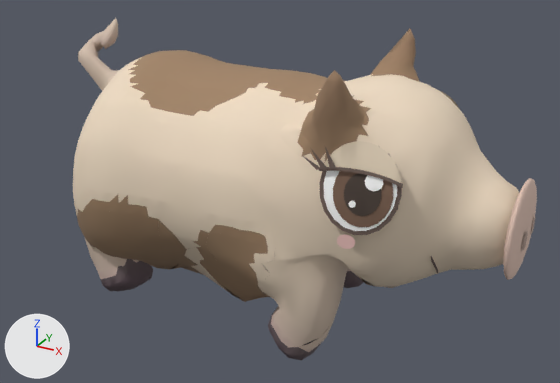
What one commit did to the glTF model art/models/animals/kunekune_pig.glb.
One viewpoint serves both versions: a camera (50 mm lens) standing at (0.547, -0.992, 0.707) and looking at (0.005, -0.006, 0.215). The lights are fixed; the arrows at lower left show +X, +Y and +Z. The first picture is the older version. Vertices at exactly the same position are counted once.

The first picture shows 'kunekune_pig'.
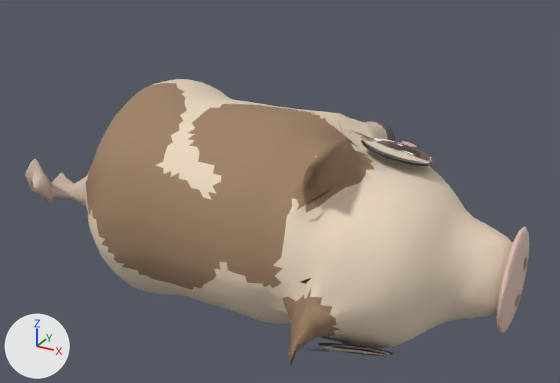
The newer file adds a shape key; the second version is drawn at full value of the shape key 'sleep' of 'kunekune_pig', and the change is written as the vertex moves it makes.

Location of each change, [x1, y1, x2, y2] in pixels of the pictures (560 x 383 px; the box of a moved part takes in the faces that stretch with it):
'kunekune_pig', reshaped (9% wider, 16% shorter)
    before: [73, 18, 537, 360]
    after: [25, 79, 529, 365]
part 1 of me_kunekune_pig, moved or reshaped
    before: [503, 178, 537, 280]
    after: [497, 227, 529, 333]
part 2 of me_kunekune_pig, moved or reshaped
    before: [320, 165, 402, 235]
    after: [318, 343, 394, 355]
part 3 of me_kunekune_pig, moved or reshaped
    before: [323, 171, 397, 231]
    after: [322, 344, 390, 355]
part 4 of me_kunekune_pig, moved or reshaped
    before: [333, 171, 393, 227]
    after: [333, 347, 387, 356]
part 5 of me_kunekune_pig, moved or reshaped
    before: [344, 173, 381, 216]
    after: [345, 351, 376, 355]
part 6 of me_kunekune_pig, moved or reshaped (not visible afterwards)
    before: [365, 175, 383, 191]
part 7 of me_kunekune_pig, moved or reshaped
    before: [324, 141, 401, 183]
    after: [317, 348, 387, 356]
part 8 of me_kunekune_pig, moved or reshaped
    before: [319, 167, 403, 188]
    after: [324, 350, 386, 357]
part 9 of me_kunekune_pig, moved or reshaped (not visible afterwards)
    before: [337, 234, 355, 249]
part 10 of me_kunekune_pig, moved or reshaped
    before: [522, 231, 528, 250]
    after: [516, 294, 521, 307]
part 11 of me_kunekune_pig, moved or reshaped (not visible before)
    after: [361, 138, 435, 166]
part 12 of me_kunekune_pig, moved or reshaped (not visible before)
    after: [365, 138, 432, 164]
part 13 of me_kunekune_pig, moved or reshaped (not visible before)
    after: [377, 141, 430, 161]
part 14 of me_kunekune_pig, moved or reshaped (not visible before)
    after: [387, 143, 420, 156]
part 15 of me_kunekune_pig, moved or reshaped (mostly hidden before)
    before: [439, 90, 460, 109]
    after: [362, 136, 430, 162]
part 16 of me_kunekune_pig, moved or reshaped (not visible before)
    after: [365, 136, 432, 162]
part 17 of me_kunekune_pig, moved or reshaped
    before: [532, 216, 536, 233]
    after: [525, 257, 528, 270]
part 18 of me_kunekune_pig, moved or reshaped
    before: [73, 18, 519, 360]
    after: [25, 79, 513, 365]

The change, as a diff of the scene's bpy script:
```diff
--- a/art/models/animals/kunekune_pig.glb.py
+++ b/art/models/animals/kunekune_pig.glb.py
@@ me_kunekune_pig @@
-me_kunekune_pig.from_pydata(...)  # 2961 vertices, 4962 faces; spans x -0.39..0.39, y -0.187..0.187, z 0.0..0.461
+me_kunekune_pig.from_pydata(...)  # 2961 vertices, 4962 faces; spans x -0.39..0.39, y -0.244..0.242, z 0.0..0.367
+# me_kunekune_pig part 1: the loose piece of 182 vertices spanning x 0.365..0.388, y -0.077..0.077, z 0.165..0.305 is turned 64.7 degrees about the x axis through its middle, then moved by (0.0, 0.0, -0.08)
+# me_kunekune_pig part 2: the loose piece of 21 vertices spanning x 0.145..0.25, y -0.16..-0.126, z 0.251..0.371 is turned 64.7 degrees about the x axis through its middle, then moved by (0.0, 0.013, -0.253)
+# me_kunekune_pig part 3: the loose piece of 21 vertices spanning x 0.15..0.244, y -0.16..-0.129, z 0.257..0.365 is turned 64.7 degrees about the x axis through its middle, then moved by (0.0, 0.013, -0.255)
+# me_kunekune_pig part 4: the loose piece of 21 vertices spanning x 0.164..0.241, y -0.158..-0.133, z 0.263..0.35 is turned 64.7 degrees about the x axis through its middle, then moved by (0.0, 0.018, -0.253)
+# me_kunekune_pig part 5: the loose piece of 21 vertices spanning x 0.179..0.227, y -0.155..-0.139, z 0.279..0.334 is turned 64.7 degrees about the x axis through its middle, then moved by (0.0, 0.019, -0.254)
+# me_kunekune_pig part 6: the loose piece of 13 vertices spanning x 0.204..0.227, y -0.145..-0.138, z 0.312..0.335 is turned 64.7 degrees about the x axis through its middle, then moved by (0.0, 0.0, -0.259)
+# me_kunekune_pig part 7: the loose piece of 42 vertices spanning x 0.147..0.251, y -0.155..-0.132, z 0.324..0.373 is turned 64.7 degrees about the x axis through its middle, then moved by (0.0, -0.021, -0.275)
+# me_kunekune_pig part 8: the loose piece of 50 vertices spanning x 0.145..0.252, y -0.157..-0.136, z 0.322..0.339 is turned 64.7 degrees about the x axis through its middle, then moved by (0.0, -0.003, -0.268)
+# me_kunekune_pig part 9: the loose piece of 15 vertices spanning x 0.176..0.201, y -0.164..-0.158, z 0.232..0.251 is turned 64.7 degrees about the x axis through its middle, then moved by (0.0, 0.086, -0.23)
+# me_kunekune_pig part 10: the loose piece of 13 vertices spanning x 0.388..0.39, y -0.036..-0.017, z 0.217..0.246 is turned 64.7 degrees about the x axis through its middle, then moved by (0.0, 0.017, -0.102)
+# me_kunekune_pig part 11: the loose piece of 21 vertices spanning x 0.144..0.25, y 0.127..0.161, z 0.251..0.371 is turned 64.7 degrees about the x axis through its middle, then moved by (0.0, -0.152, 0.006)
+# me_kunekune_pig part 12: the loose piece of 21 vertices spanning x 0.15..0.244, y 0.13..0.161, z 0.257..0.365 is turned 64.7 degrees about the x axis through its middle, then moved by (0.0, -0.153, 0.007)
+# me_kunekune_pig part 13: the loose piece of 21 vertices spanning x 0.164..0.241, y 0.134..0.159, z 0.263..0.35 is turned 64.7 degrees about the x axis through its middle, then moved by (0.0, -0.15, 0.011)
+# me_kunekune_pig part 14: the loose piece of 21 vertices spanning x 0.179..0.227, y 0.14..0.156, z 0.279..0.334 is turned 64.7 degrees about the x axis through its middle, then moved by (0.0, -0.15, 0.013)
+# me_kunekune_pig part 15: the loose piece of 42 vertices spanning x 0.147..0.251, y 0.133..0.156, z 0.324..0.373 is turned 64.7 degrees about the x axis through its middle, then moved by (0.0, -0.186, -0.015)
+# me_kunekune_pig part 16: the loose piece of 50 vertices spanning x 0.145..0.252, y 0.138..0.158, z 0.322..0.339 is turned 64.7 degrees about the x axis through its middle, then moved by (0.0, -0.172, -0.001)
+# me_kunekune_pig part 17: the loose piece of 13 vertices spanning x 0.388..0.39, y 0.017..0.036, z 0.217..0.246 is turned 64.7 degrees about the x axis through its middle, then moved by (0.0, -0.013, -0.054)
+# me_kunekune_pig part 18: 2323 of 2961 vertices moved; they spanned x -0.39..0.385, y -0.187..0.187, z 0.0..0.461 and now span x -0.39..0.385, y -0.244..0.242, z 0.0..0.367; mean shift (-0.001, 0.011, -0.066); largest move (0.151, -0.132, 0.458) -> (0.151, -0.244, 0.092)
+# other edits to the shape of me_kunekune_pig do not show in these pictures
 me_kunekune_pig.materials.append(mat_coat)
```
